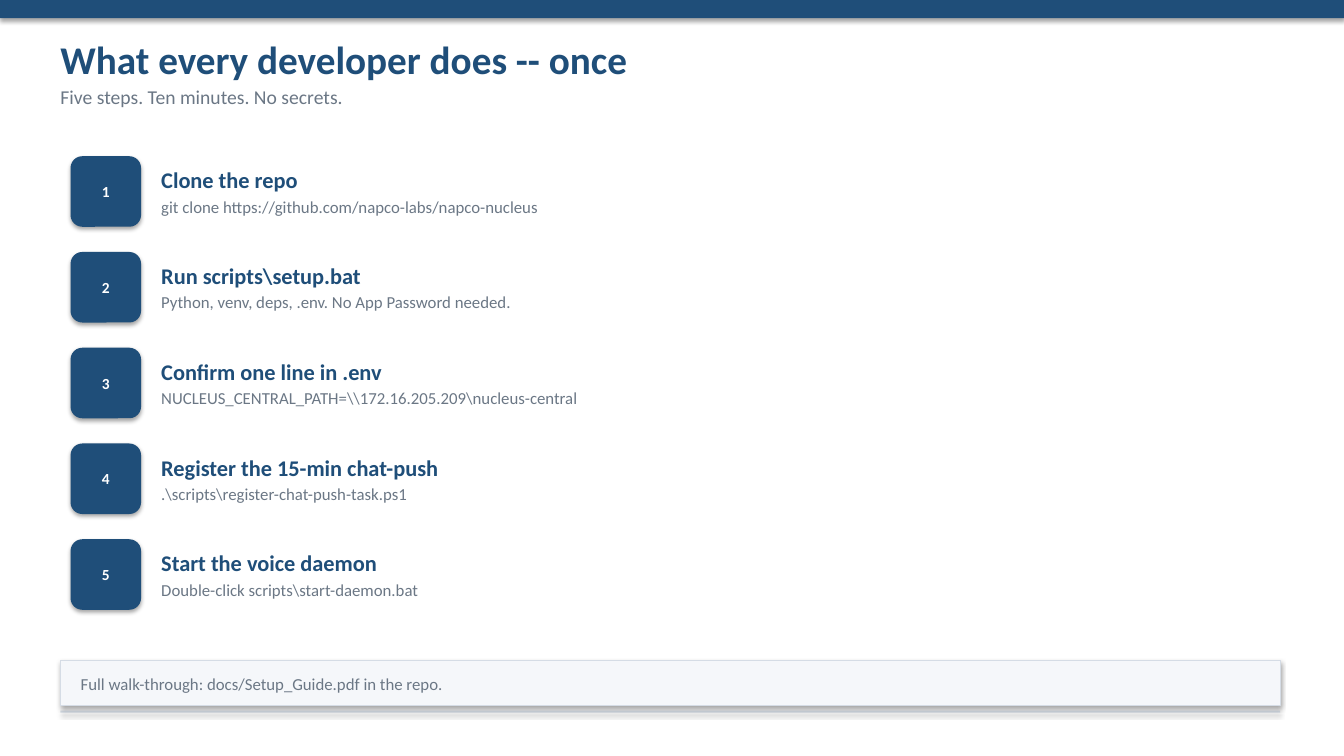
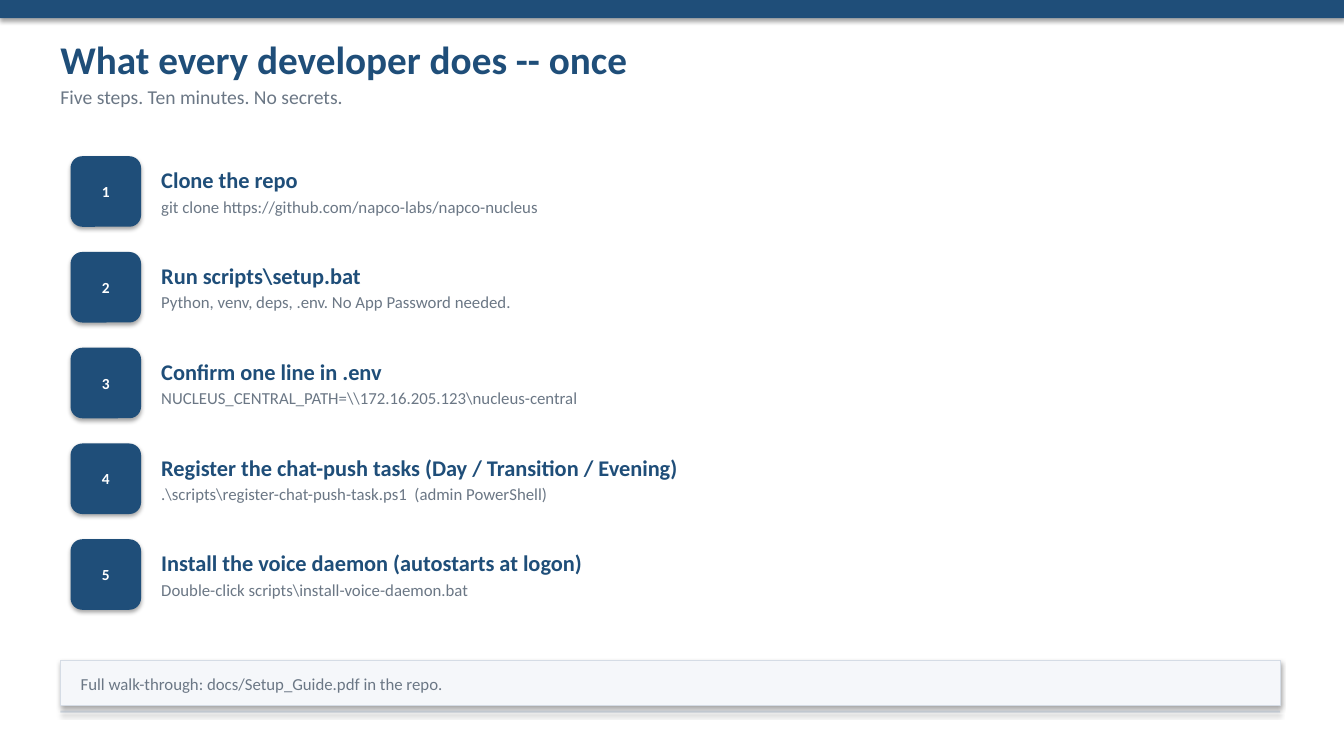
Before and after one commit to napco-labs/napco-nucleus, a slide deck: slide 5 of docs/NAPCO-Nucleus-Requirement-Management.pptx. Drawn at 1344x756 pixels with LibreOffice and Linux fonts; fonts in the diff are those of the drawing. Boxes give left, top, right and bottom in pixels: in the first picture for what was removed or moved away, otherwise in the second. Text is boxed around its words. In the diff, an @@ line names an element or a change of style, - is before the commit and + after.

```diff
--- a/docs/NAPCO-Nucleus-Requirement-Management.pptx
+++ b/docs/NAPCO-Nucleus-Requirement-Management.pptx
@@ text at box(161, 392, 577, 406): text changed @@
-NUCLEUS_CENTRAL_PATH=\\172.16.205.209\nucleus-central
+NUCLEUS_CENTRAL_PATH=\\172.16.205.123\nucleus-central
@@ text at box(161, 459, 677, 503): text changed @@
-Register the 15-min chat-push
-.\scripts\register-chat-push-task.ps1
+Register the chat-push tasks (Day / Transition / Evening)
+.\scripts\register-chat-push-task.ps1 (admin PowerShell)
@@ text at box(161, 554, 582, 599): text changed @@
-Start the voice daemon
-Double-click scripts\start-daemon.bat
+Install the voice daemon (autostarts at logon)
+Double-click scripts\install-voice-daemon.bat
```
Also in this commit, not shown: 4 other slides changed, 1 other file.
